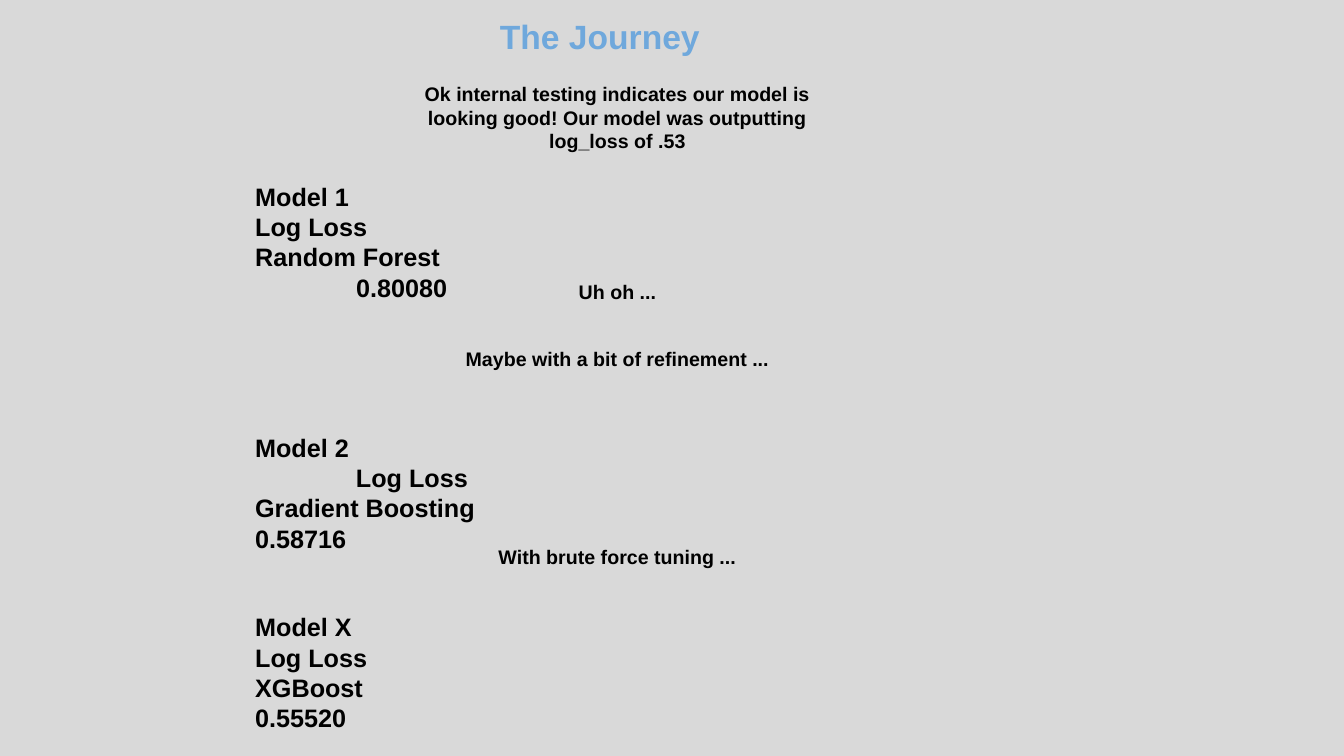
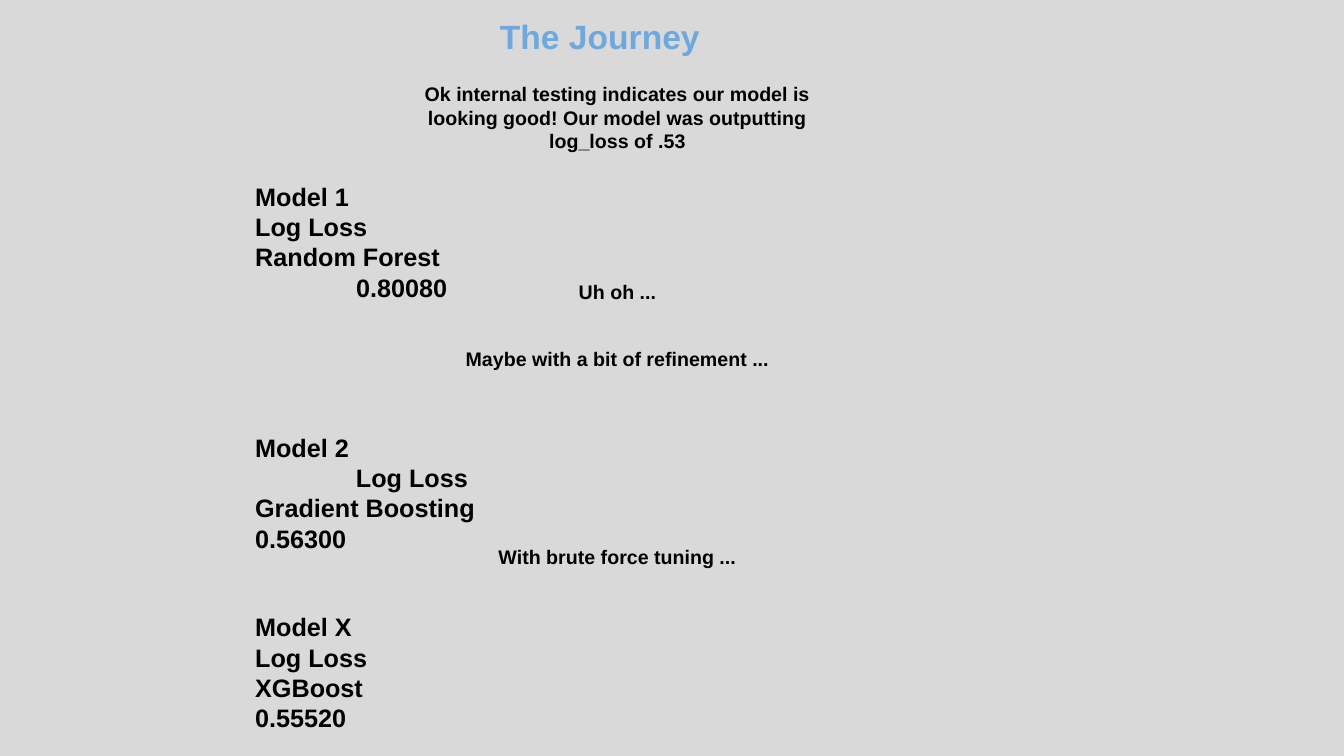
Before and after one commit to nycdatasci/bootcamp008_project, a slide deck: slide 14 of Project3-MachineLearning/Neuromancers/Neuromancer's Journey.pptx. Drawn at 1344x756 pixels with LibreOffice and Linux fonts; fonts in the diff are those of the drawing. Boxes give left, top, right and bottom in pixels: in the first picture for what was removed or moved away, otherwise in the second. Text is boxed around its words. In the diff, an @@ line names an element or a change of style, - is before the commit and + after.

```diff
--- a/Project3-MachineLearning/Neuromancers/Neuromancer's Journey.pptx
+++ b/Project3-MachineLearning/Neuromancers/Neuromancer's Journey.pptx
@@ text at (255,498,475,549): text changed @@
-Gradient Boosting 0.58716
+Gradient Boosting 0.56300
```
Also in this commit, not shown: 1 other slide changed.
